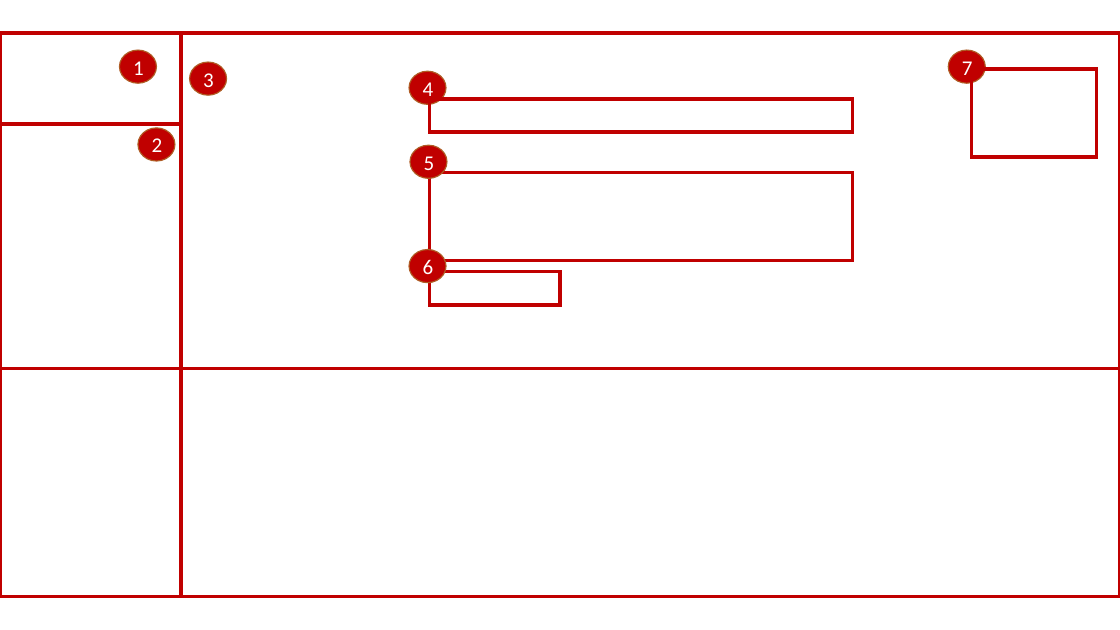
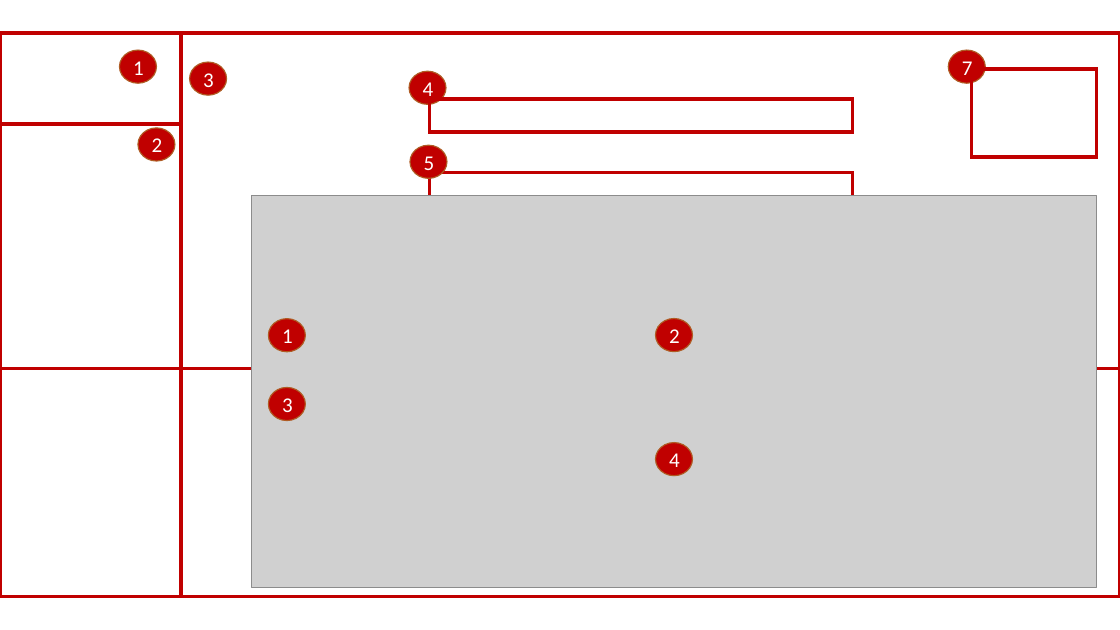
Before and after one commit to LozynskiW/VideoDocumentationProject, a slide deck: slide 12 of docs/instrukcja.pptx (slide 11 before the commit). Drawn at 1120x630 pixels with LibreOffice and Linux fonts; fonts in the diff are those of the drawing; grey boxes stand for pictures; background and template pictures are left out. Boxes give left, top, right and bottom in pixels: in the first picture for what was removed or moved away, otherwise in the second. Text is boxed around its words. In the diff, an @@ line names an element or a change of style, - is before the commit and + after.

```diff
--- a/docs/instrukcja.pptx
+++ b/docs/instrukcja.pptx
@@ picture added at (251, 195, 1096, 587) @@
@@ ellipse removed at (409, 250, 446, 282) @@
-6
@@ rectangle removed at (429, 272, 560, 305) @@
@@ ellipse added at (268, 318, 305, 351), fill #C00000, outline #AF5C24 1 pt, 18 pt, text #FFFFFF @@
+1
@@ ellipse added at (655, 318, 692, 351), fill #C00000, outline #AF5C24 1 pt, 18 pt, text #FFFFFF @@
+2
@@ ellipse added at (268, 387, 305, 420), fill #C00000, outline #AF5C24 1 pt, 18 pt, text #FFFFFF @@
+3
@@ ellipse added at (655, 443, 692, 476), fill #C00000, outline #AF5C24 1 pt, 18 pt, text #FFFFFF @@
+4
```
Also in this commit, not shown: 7 other slides changed, 1 slide added, 1 other file.
